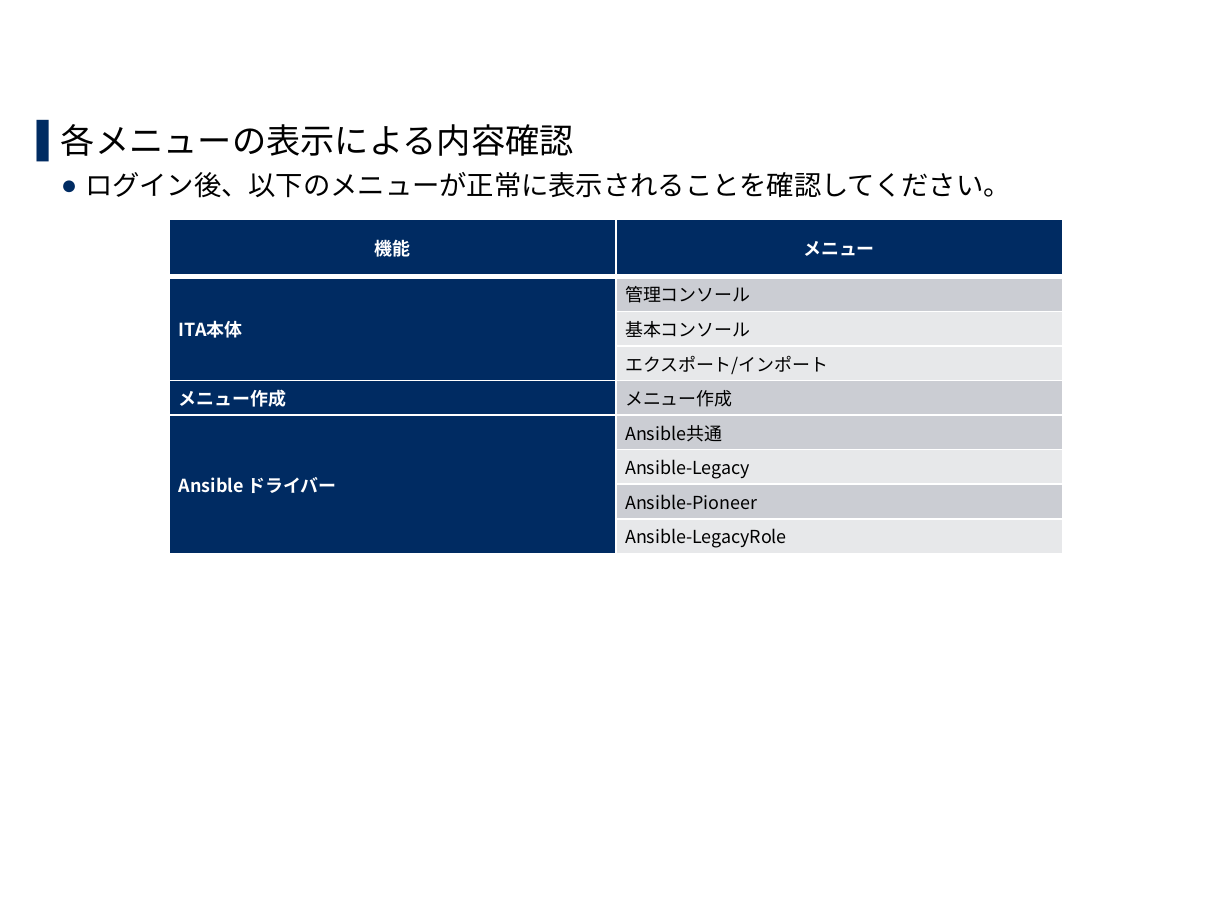
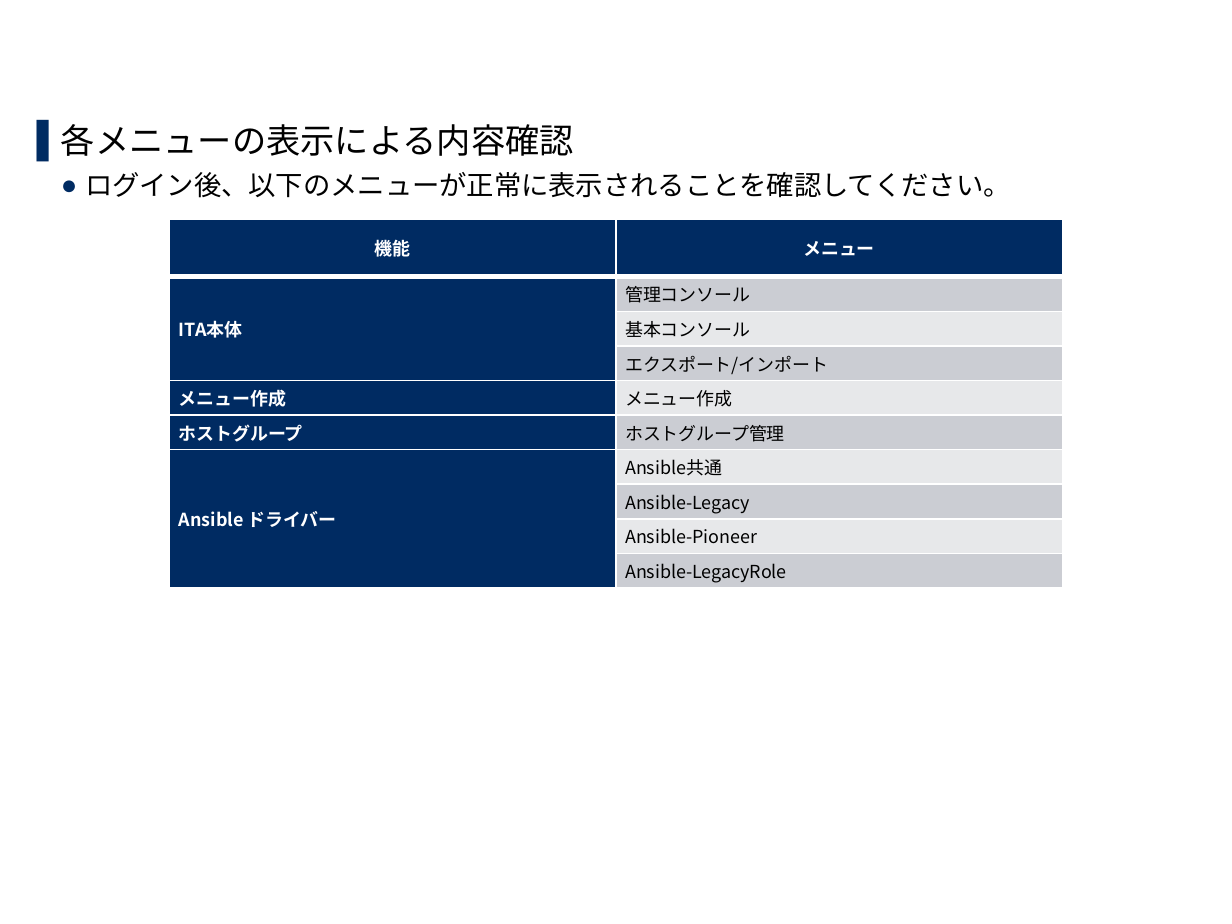
Before and after one commit to exastro-suite/it-automation-docs, a slide deck: slide 24 of asset/Learn_ja/ITA-offline-install_ja.pptx. Drawn at 1232x924 pixels with LibreOffice and Linux fonts; fonts in the diff are those of the drawing; background and template pictures are left out. Boxes give left, top, right and bottom in pixels: in the first picture for what was removed or moved away, otherwise in the second. Text is boxed around its words. In the diff, an @@ line names an element or a change of style, - is before the commit and + after.

```diff
--- a/asset/Learn_ja/ITA-offline-install_ja.pptx
+++ b/asset/Learn_ja/ITA-offline-install_ja.pptx
@@ table at [170,219,1062,588] @@
+row 6: ホストグループ | ホストグループ管理
```
Also in this commit, not shown: 6 other slides changed.
